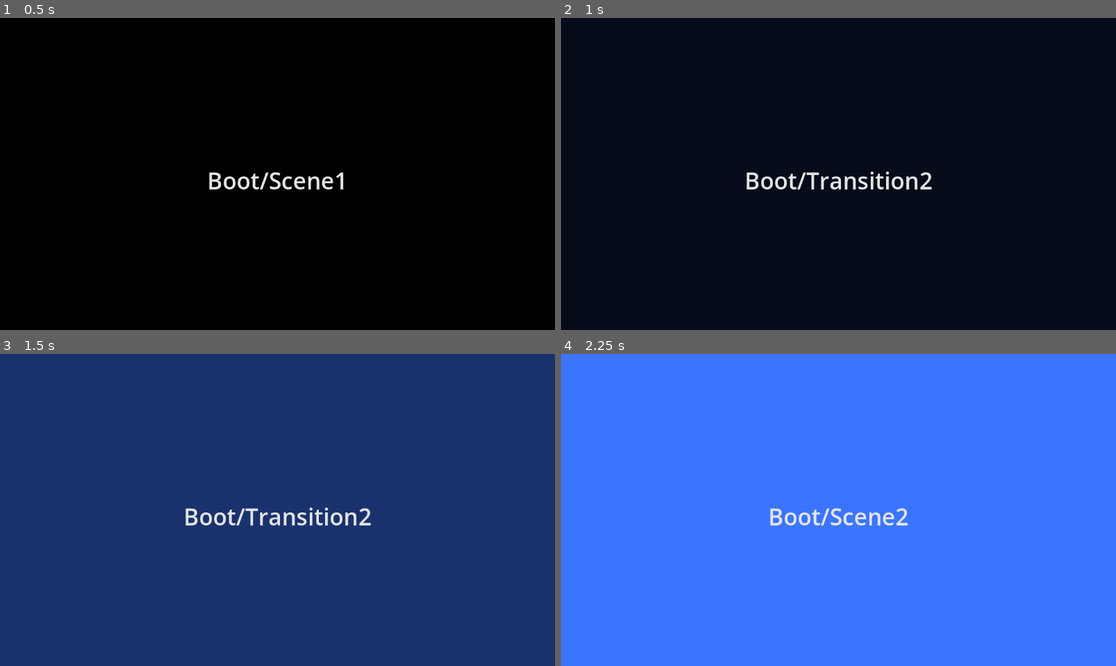
Above: before the commit, frames 1-4 (two rows, left to right).
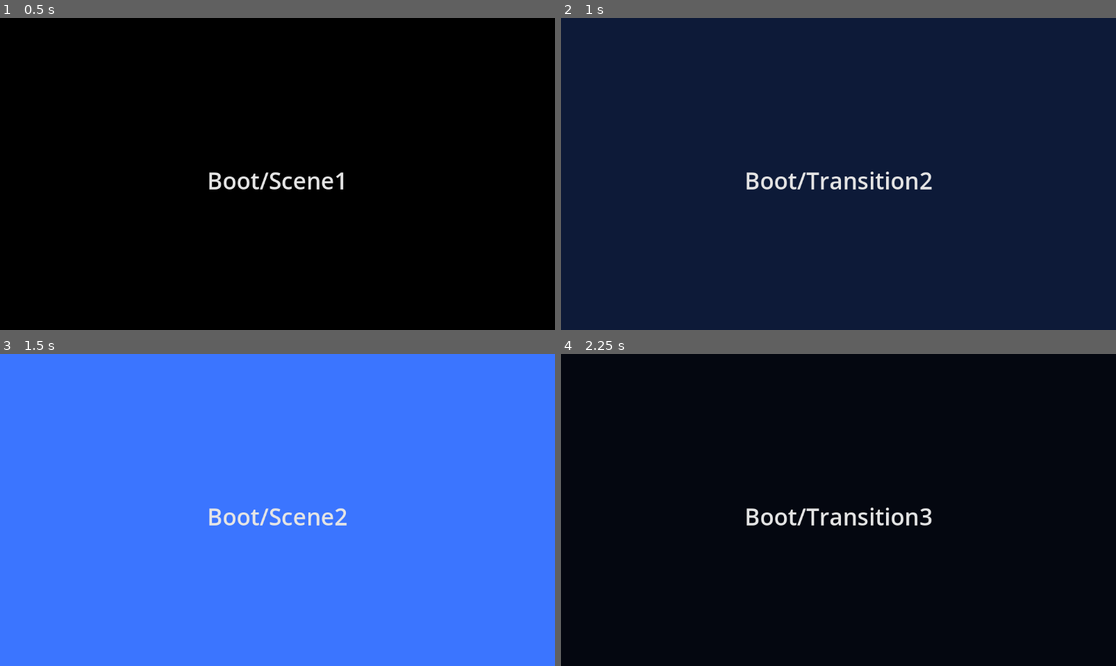
Above: after the commit, the same moments.

Repository: coffeebeats/godot-plugin-std
Game: Godot game, scene res://scene/example/main.tscn
The game is run twice, just before and just after one commit, with the same random seed, the same clock (stepped at 60 frames per second) and the same inputs. The project has no main scene, so this scene is started directly.
Inputs:
- Up to frame 1 (0.5 s): no input
- Up to frame 2 (1 s): tap Enter (ui_accept) at 0.5, 0.77 s
- Up to frame 3 (1.5 s): no input
- Up to frame 4 (2.25 s): tap Enter (ui_accept) at 1.52 s

Frame 1 is identical in both runs. In frame 2, 99% of the frame differs, in the area x 0-100%, y 0-100%; in frame 3, 100%; in frame 4, 100%.

Commit message:
chore(scene): change default fade parameters

Diff:
--- a/scene/state/fade.gd
+++ b/scene/state/fade.gd
@@ -16,15 +16,15 @@
 
 @export_group("Fade In ")
 @export var fade_in: bool = true
-@export_range(0.0, 4.0) var fade_in_duration: float = 1.5
+@export_range(0.0, 4.0) var fade_in_duration: float = 1.2
 @export var fade_in_ease: Tween.EaseType = Tween.EASE_OUT
-@export var fade_in_transition: Tween.TransitionType = Tween.TRANS_QUAD
+@export var fade_in_transition: Tween.TransitionType = Tween.TRANS_CUBIC
 
 @export_group("Fade Out ")
 @export var fade_out: bool = true
-@export_range(0.0, 4.0) var fade_out_duration: float = 1.5
+@export_range(0.0, 4.0) var fade_out_duration: float = 0.8
 @export var fade_out_ease: Tween.EaseType = Tween.EASE_IN
-@export var fade_out_transition: Tween.TransitionType = Tween.TRANS_QUAD
+@export var fade_out_transition: Tween.TransitionType = Tween.TRANS_CUBIC
 
 # -- INITIALIZATION ------------------------------------------------------------------ #
 
